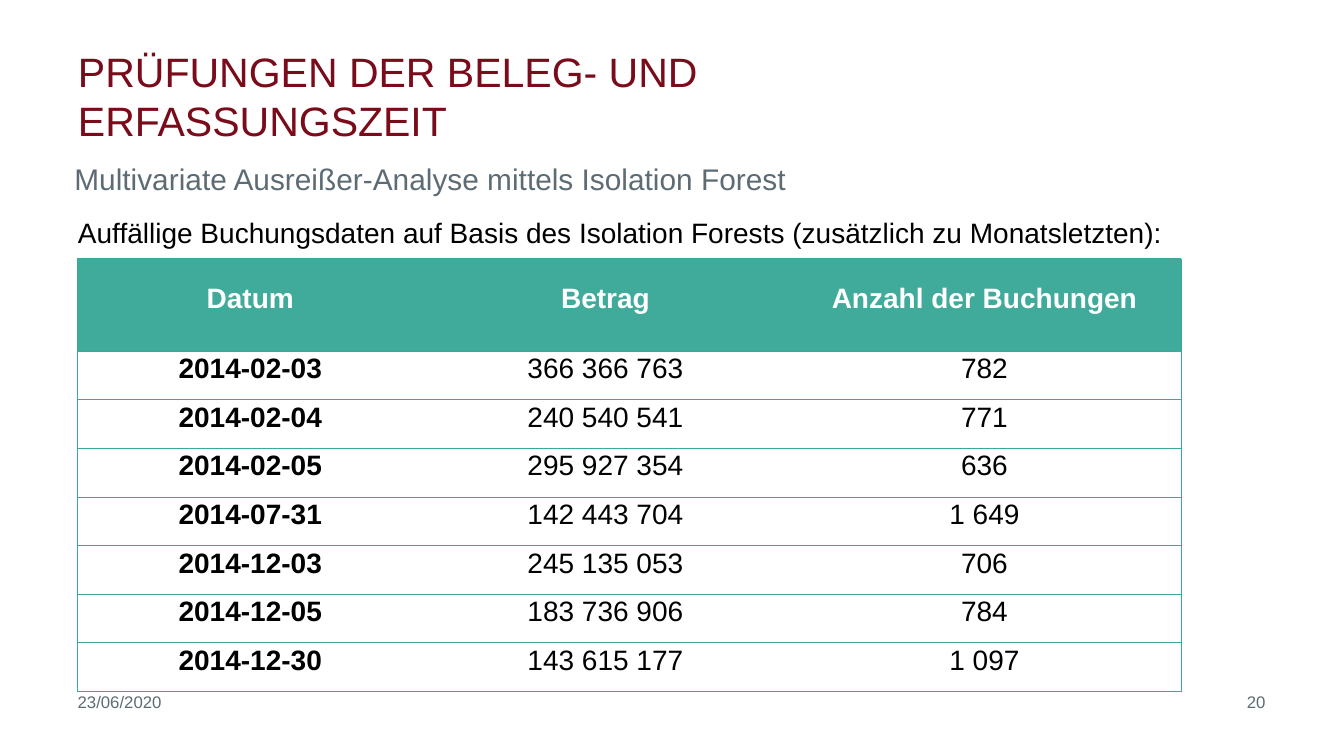
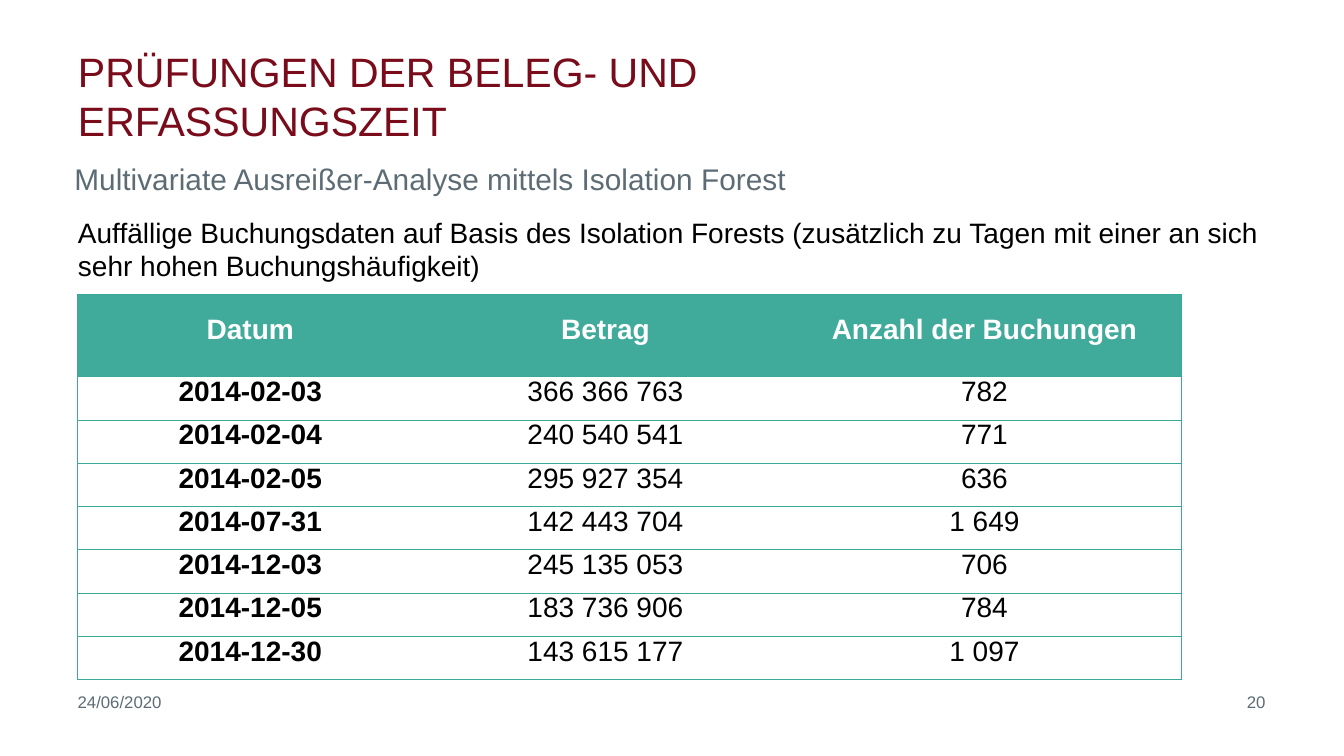
Before and after one commit to biegt/auditing_case_study, a slide deck: slide 20 of 04_output/Präsentation_Case_Study_1_Bieg_Krug.pptx. Drawn at 1344x756 pixels with LibreOffice and Linux fonts; fonts in the diff are those of the drawing; background and template pictures are left out. Boxes give left, top, right and bottom in pixels: in the first picture for what was removed or moved away, otherwise in the second. Text is boxed around its words. In the diff, an @@ line names an element or a change of style, - is before the commit and + after.

```diff
--- a/04_output/Präsentation_Case_Study_1_Bieg_Krug.pptx
+++ b/04_output/Präsentation_Case_Study_1_Bieg_Krug.pptx
@@ text at (78,222,1258,282): text changed @@
-Auffällige Buchungsdaten auf Basis des Isolation Forests (zusätzlich zu Monatsletzten):
+Auffällige Buchungsdaten auf Basis des Isolation Forests (zusätzlich zu Tagen mit einer an sich sehr hohen Buchungshäufigkeit)
@@ table: place and size @@
-table at (78,259,1182,692)
+table at (78,295,1182,681)
@@ text at (78,696,162,708): text changed @@
-23/06/2020
+24/06/2020
```
Also in this commit, not shown: 39 other slides changed, 2 slides added, 1 other file.
